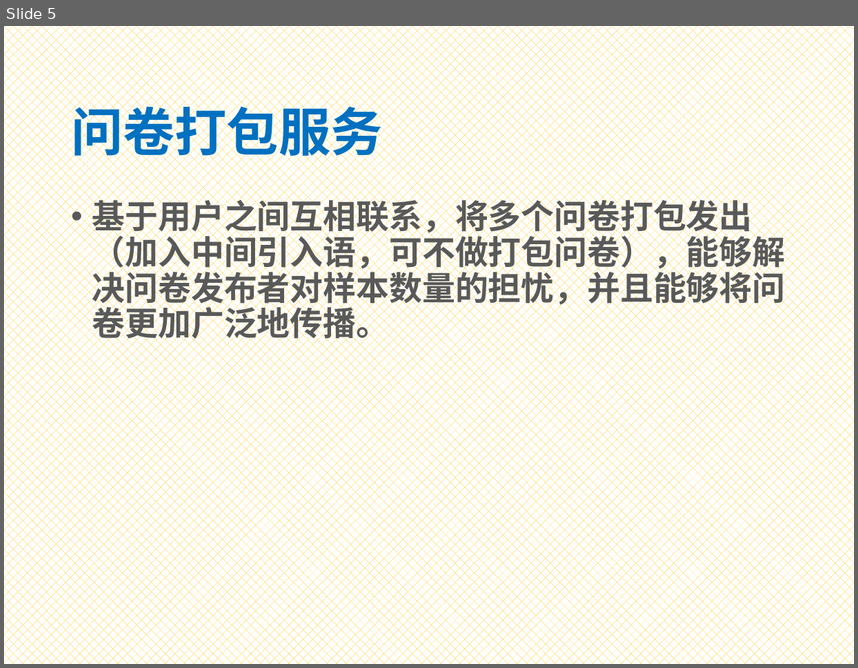
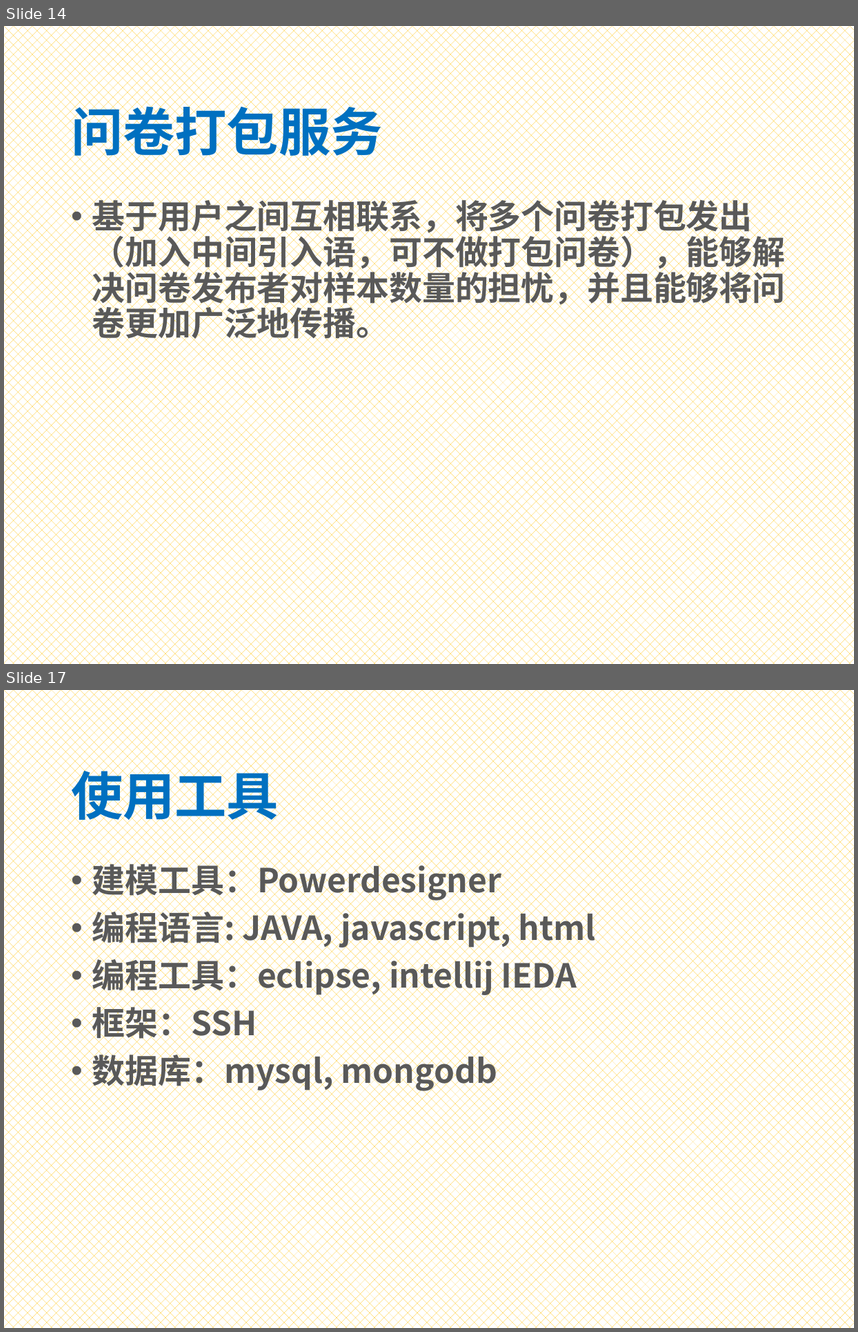
Before and after one commit to Bonjourz/to-simple, a slide deck: Presentation2 Template.pptx. Shown one above the other, each under a label of ours: slide 5 before the commit, slides 14 and 17 after it; the slides between them are not shown. The pictures are 858x668 and 858x1332 pixels, drawn with LibreOffice and Linux fonts; fonts in the diff are those of the drawing. Boxes give left, top, right and bottom in pixels: in the first picture for what was removed or moved away, otherwise in the second. Text is boxed around its words. In the diff, an @@ line names an element or a change of style, - is before the commit and + after.

```diff
--- a/Presentation2 Template.pptx
+++ b/Presentation2 Template.pptx
@@ slide 17 added at bbox=[4, 690, 854, 1328], background pattern #FFC000 on #FFFFFF @@
@@ title added at bbox=[71, 762, 279, 828], 44 pt, text #0070C0, bold @@
+使用工具
@@ text added at bbox=[92, 858, 596, 1090], 28 pt, text #595959, bold @@
+• 建模工具：Powerdesigner
+• 编程语言: JAVA, javascript, html
+• 编程工具：eclipse, intellij IEDA
+• 框架：SSH
+• 数据库：mysql, mongodb
@@ what was slide 5 is now slide 14 @@
```
Also in this commit, not shown: 2 slides changed, 18 other slides added, 6 slides removed.
